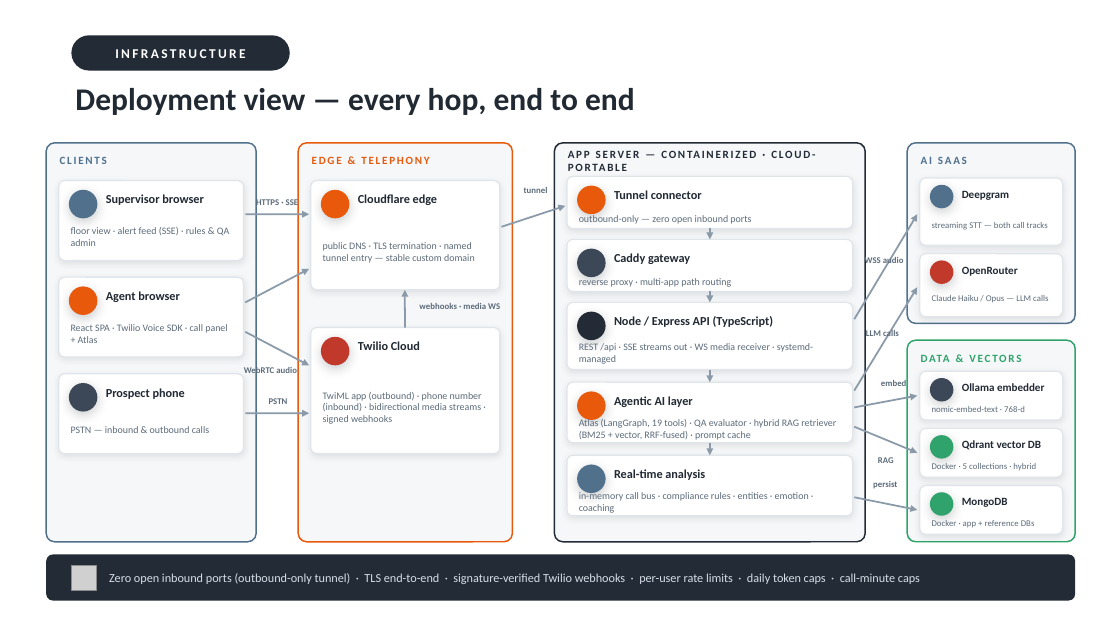
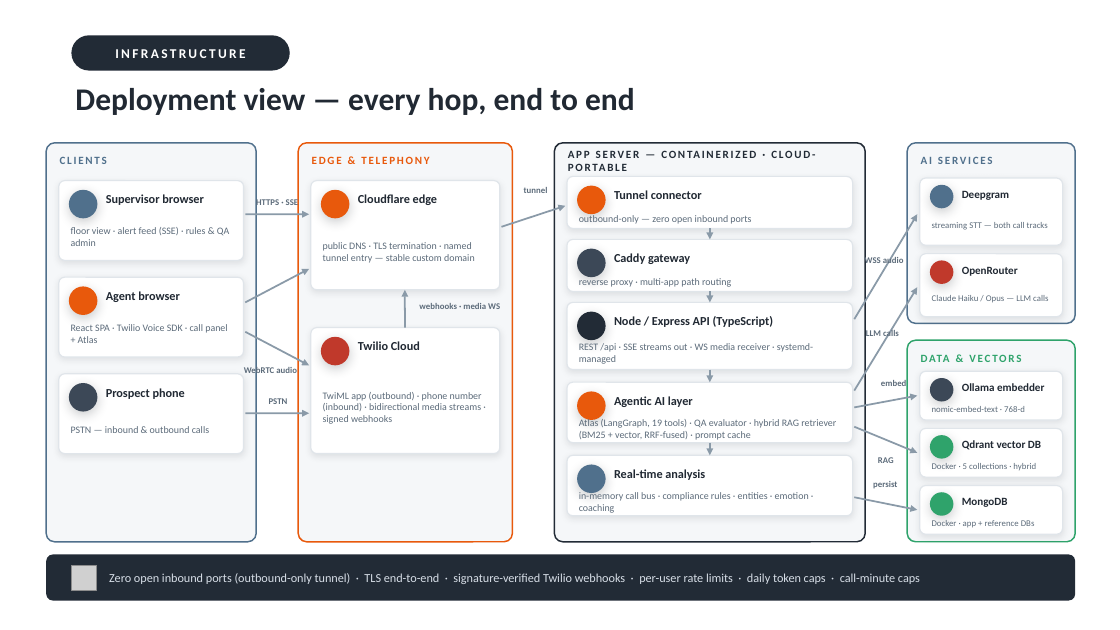
Before and after one commit to Rubaraj/TechSalesApp, a slide deck: slide 11 of MedHub_POC.pptx. Drawn at 1120x630 pixels with LibreOffice and Linux fonts; fonts in the diff are those of the drawing; grey boxes stand for pictures; background and template pictures are left out. Boxes give left, top, right and bottom in pixels: in the first picture for what was removed or moved away, otherwise in the second. Text is boxed around its words. In the diff, an @@ line names an element or a change of style, - is before the commit and + after.

```diff
--- a/MedHub_POC.pptx
+++ b/MedHub_POC.pptx
@@ text at bbox=[921, 157, 993, 164]: text changed @@
-AI SAAS
+AI SERVICES
```
Also in this commit, not shown: 1 other file.
